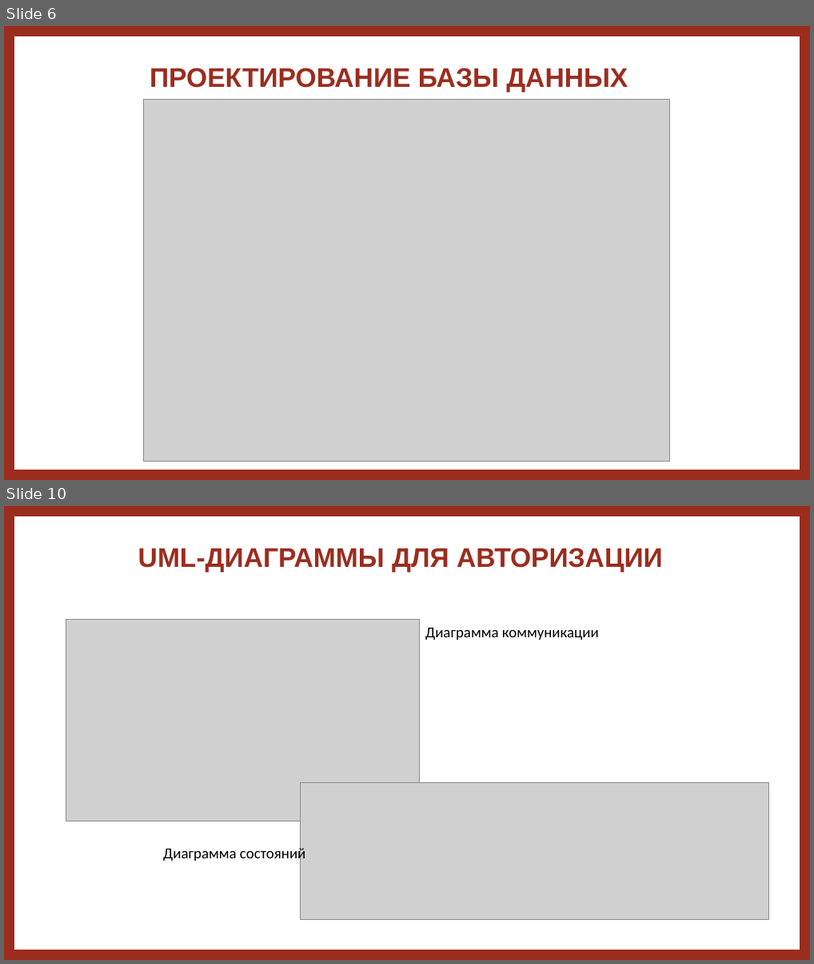
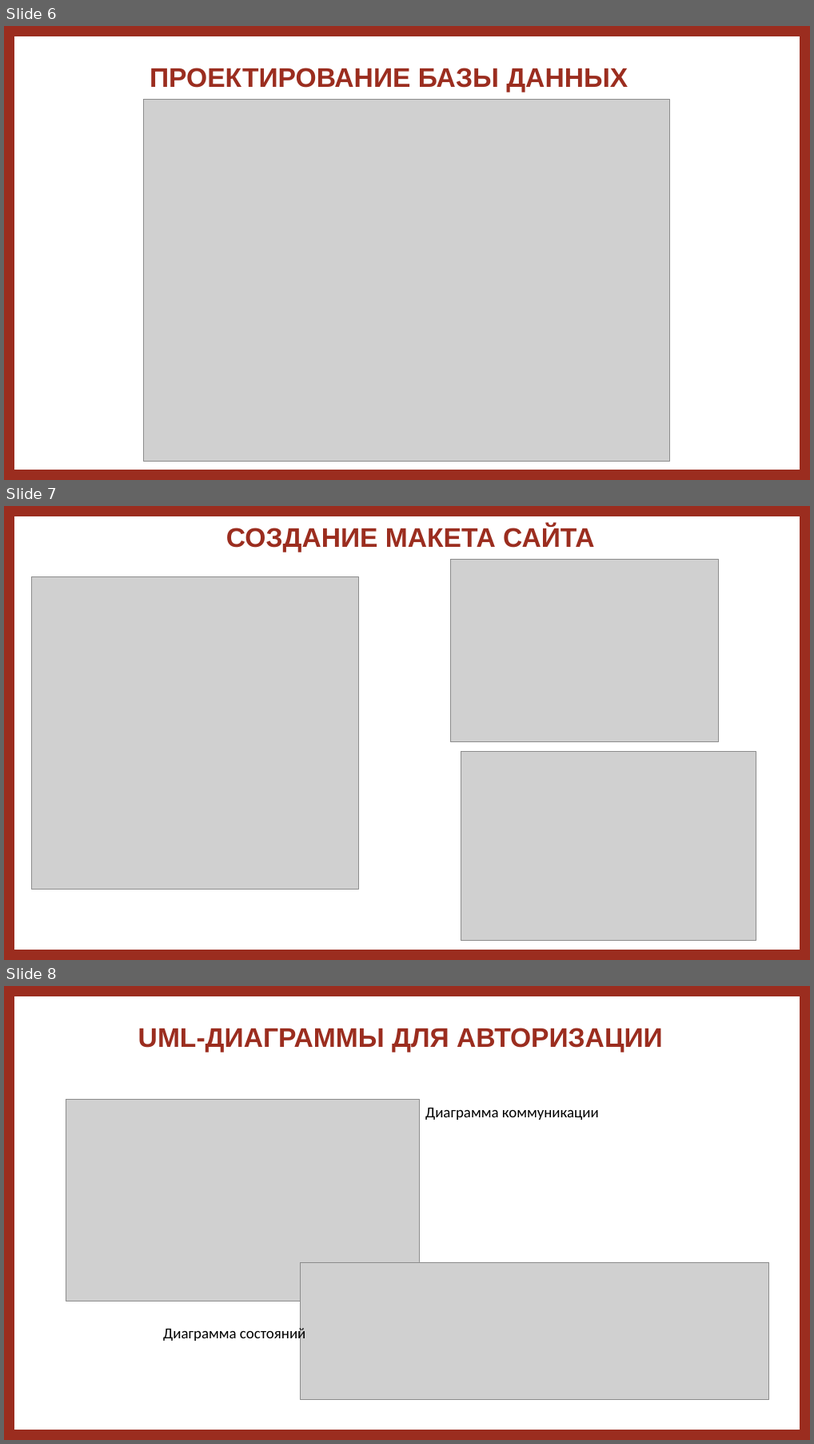
Before and after one commit to dex1fy/RecipeWebsite.EducationalPractice, a slide deck: документы/ЗащитаУП.pptx. Shown one above the other, each under a label of ours: slides 6 and 10 before the commit, slides 6, 7 and 8 after it; the slides between them are not shown. The pictures are 814x964 and 814x1444 pixels, drawn with LibreOffice and Linux fonts; fonts in the diff are those of the drawing; grey boxes stand for pictures. Boxes give left, top, right and bottom in pixels: in the first picture for what was removed or moved away, otherwise in the second. Text is boxed around its words. In the diff, an @@ line names an element or a change of style, - is before the commit and + after.

```diff
--- a/документы/ЗащитаУП.pptx
+++ b/документы/ЗащитаУП.pptx
@@ slide 7 added at box(4, 506, 810, 960), background #FFFFFF @@
@@ frame added at box(4, 506, 810, 960), fill #9B2D1F, outline #9B2D1F 1 pt @@
@@ title added at box(226, 525, 595, 552), 32 pt, text #9B2D1F, bold @@
+СОЗДАНИЕ МАКЕТА САЙТА
@@ picture added at box(31, 576, 358, 889) @@
@@ picture added at box(450, 560, 719, 741) @@
@@ picture added at box(462, 752, 757, 940) @@
@@ what was slide 10 is now slide 8 @@
```
Also in this commit, not shown: 1 slide changed, 3 other slides added, 1 other file.
